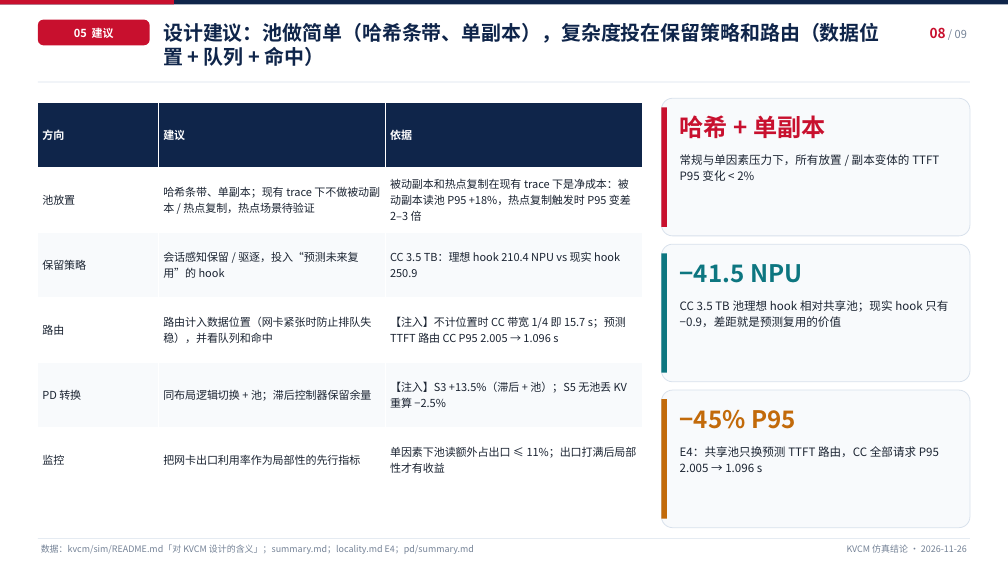
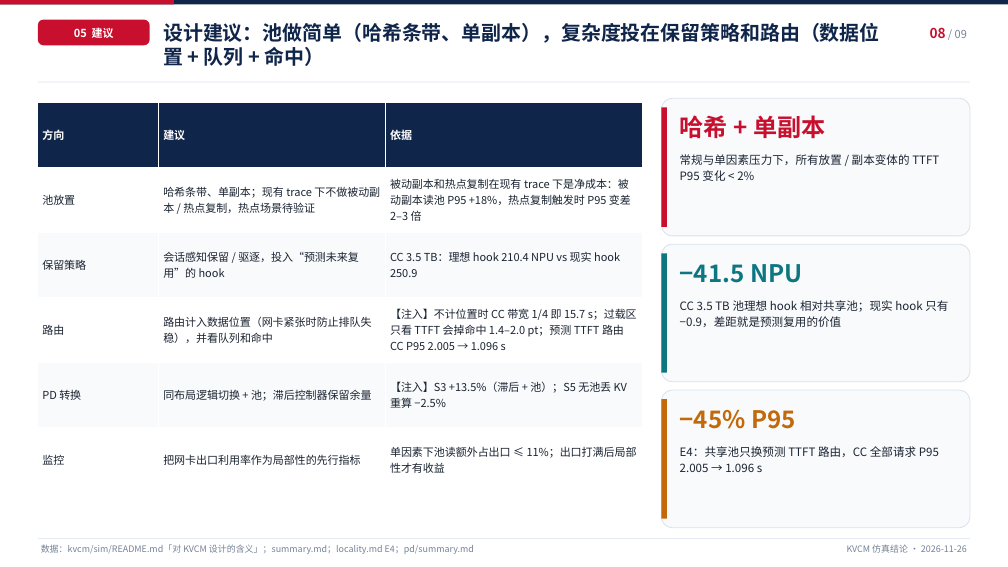
Before and after one commit to 5x8-40/lake, a slide deck: slide 8 of kvcm/report/KVCM-仿真结论-20261126.pptx. Drawn at 1008x567 pixels with LibreOffice and Linux fonts; fonts in the diff are those of the drawing. Boxes give left, top, right and bottom in pixels: in the first picture for what was removed or moved away, otherwise in the second. Text is boxed around its words. In the diff, an @@ line names an element or a change of style, - is before the commit and + after.

```diff
--- a/kvcm/report/KVCM-仿真结论-20261126.pptx
+++ b/kvcm/report/KVCM-仿真结论-20261126.pptx
@@ table at bbox=[38, 102, 643, 492] @@
-row 4, column 3: 【注入】不计位置时 CC 带宽 1/4 即 15.7 s；预测 TTFT 路由 CC P95 2.005 → 1.096 s
+row 4, column 3: 【注入】不计位置时 CC 带宽 1/4 即 15.7 s；过载区只看 TTFT 会掉命中 1.4–2.0 pt；预测 TTFT 路由 CC P95 2.005 → 1.096 s
```
Also in this commit, not shown: 1 other file.
